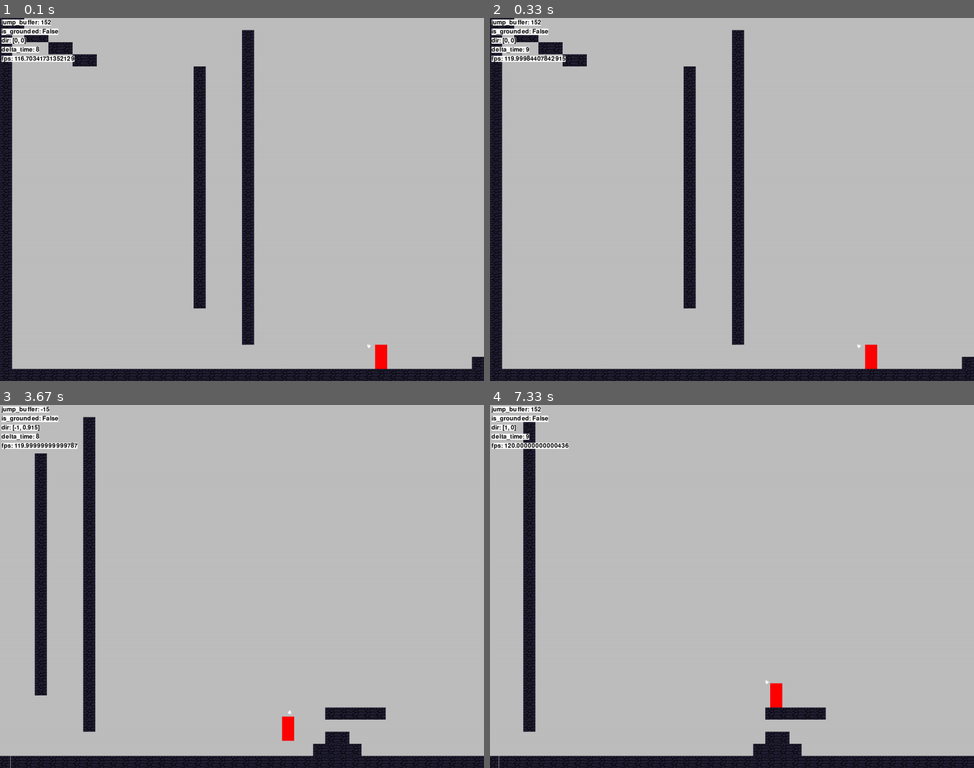
Above: before the commit, frames 1-4 (two rows, left to right).
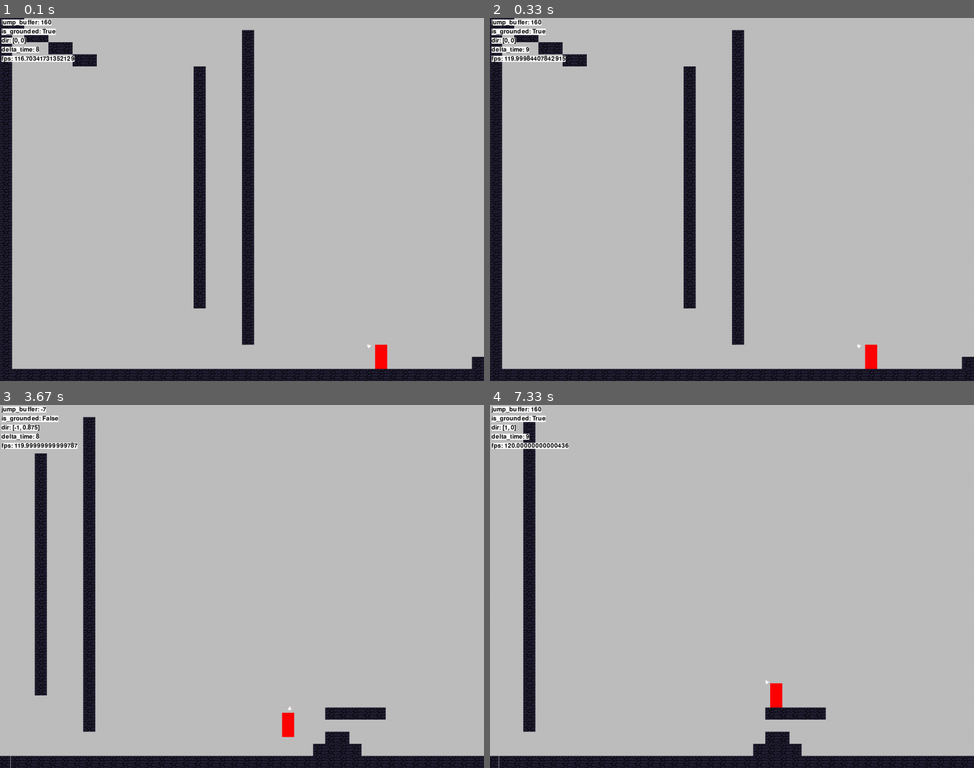
Above: after the commit, the same moments.

Repository: zyxwars/ninja
Game: pygame game, started from main.py
Two runs of this game, one before a commit and one after it. Both use one fixed random seed, a clock stepped at 60 frames per second and the inputs below.
Inputs (mouse positions are in pixels of both pictures, inside the frame that each line leads up to):
- Up to frame 1 (0.1 s): no input
- Up to frame 2 (0.33 s): no input
- Up to frame 3 (3.67 s): tap Space at 0.33, 0.73, 1.03, 1.23, 1.53, 1.73, 2.03, 2.3, 2.6, 2.73, 3.03, 3.4 s; hold D 0.67-1.13 s; move the mouse to (396, 575) at 0.7 s; hold D 1.17-1.63 s; move the mouse to (242, 608) at 1.2 s; hold A 1.67-2.2 s; move the mouse to (125, 590) at 1.7 s; hold A 2.23-2.63 s; move the mouse to (290, 666) at 2.27 s; hold D 2.67-3.3 s; move the mouse to (91, 669) at 2.7 s; hold A from 3.33 s (still down); move the mouse to (314, 459) at 3.37 s
- Up to frame 4 (7.33 s): tap Space at 3.7, 3.9, 4.2, 4.4, 4.7, 4.9, 5.2, 5.47, 5.77, 5.9, 6.2, 6.57, 6.87, 7.07 s; release A at 3.8 s; hold D 3.83-4.3 s; move the mouse to (911, 713) at 3.87 s; hold D 4.33-4.8 s; move the mouse to (790, 619) at 4.37 s; hold A 4.83-5.37 s; move the mouse to (741, 463) at 4.87 s; hold A 5.4-5.8 s; move the mouse to (615, 513) at 5.43 s; hold D 5.83-6.47 s; move the mouse to (557, 575) at 5.87 s; hold A 6.5-6.97 s; move the mouse to (707, 680) at 6.53 s; hold D from 7 s (still down); move the mouse to (732, 630) at 7.03 s

The runs differ from the first frame. In frame 1, less than 0.1% of the frame differs, in the area x 8-12%, y 0-5%; in frame 2, less than 0.1%; in frame 3, less than 0.1%, in the area x 5-61%, y 0-93%; in frame 4, less than 0.1%.

Commit message:
Fix ground collision detection

Diff:
--- a/player/player.py
+++ b/player/player.py
@@ -80,23 +80,28 @@
         self.is_grounded = False
         self.jump_buffer -= 1 * pygame_data.delta_time
 
+        # Check collision 1 pixel below the actual position
+        # This prevents collision not being detected when apply_gravity() moves less than 1 pixel every frame
+        temp_rect = self.rect.copy()
+        temp_rect.y += 1
+
         for tile in tiles:
-            if tile.rect.colliderect(self.rect):
+            if tile.rect.colliderect(temp_rect):
                 if self.dir.y > 0:
                     self.rect.bottom = tile.rect.top
-                    self.dir.y = 0
                     self.is_grounded = True
                     self.jump_buffer = config.PLAYER_JUMP_BUFFER
                 if self.dir.y < 0:
                     self.rect.top = tile.rect.bottom
-                    self.dir.y = 0
+
+                self.dir.y = 0
 
     def apply_gravity(self):
         self.dir.y += self.gravity * pygame_data.delta_time
         self.rect.y += self.dir.y * pygame_data.delta_time
 
     def jump(self):
-        if self.is_grounded or self.jump_buffer > 0:
+        if self.jump_buffer > 0:
             self.dir.y = self.jump_speed
             self.jumped_from_right_wall = False
             self.jumped_from_wall = False
